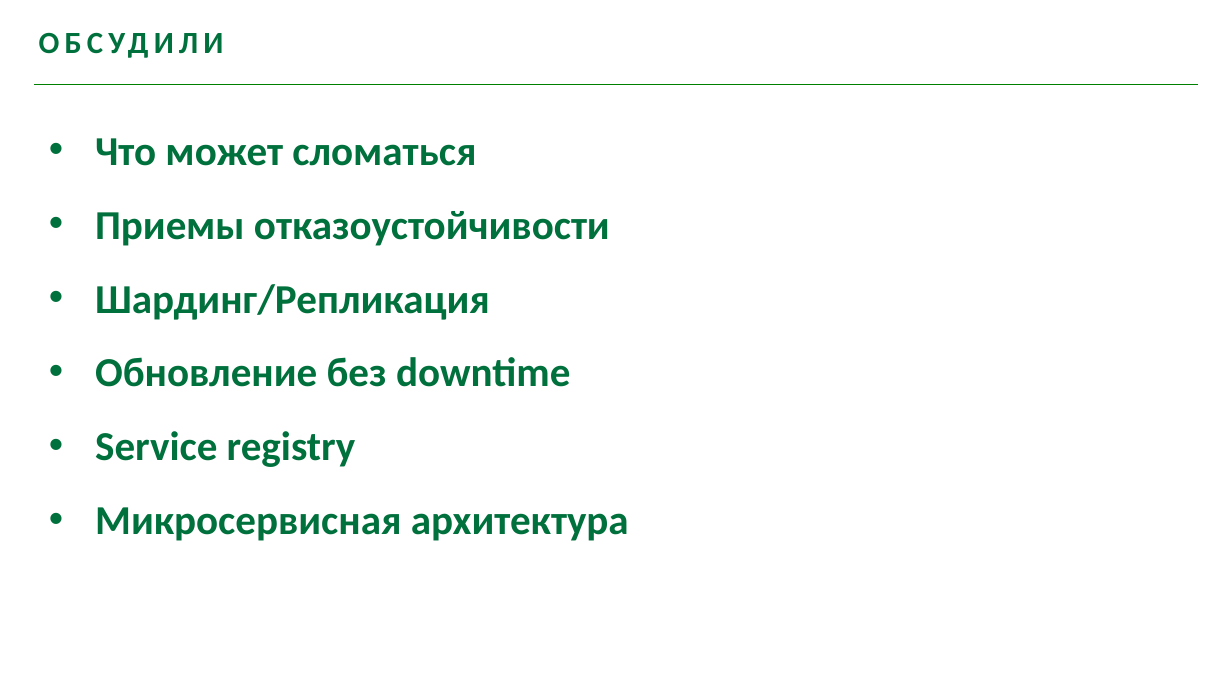
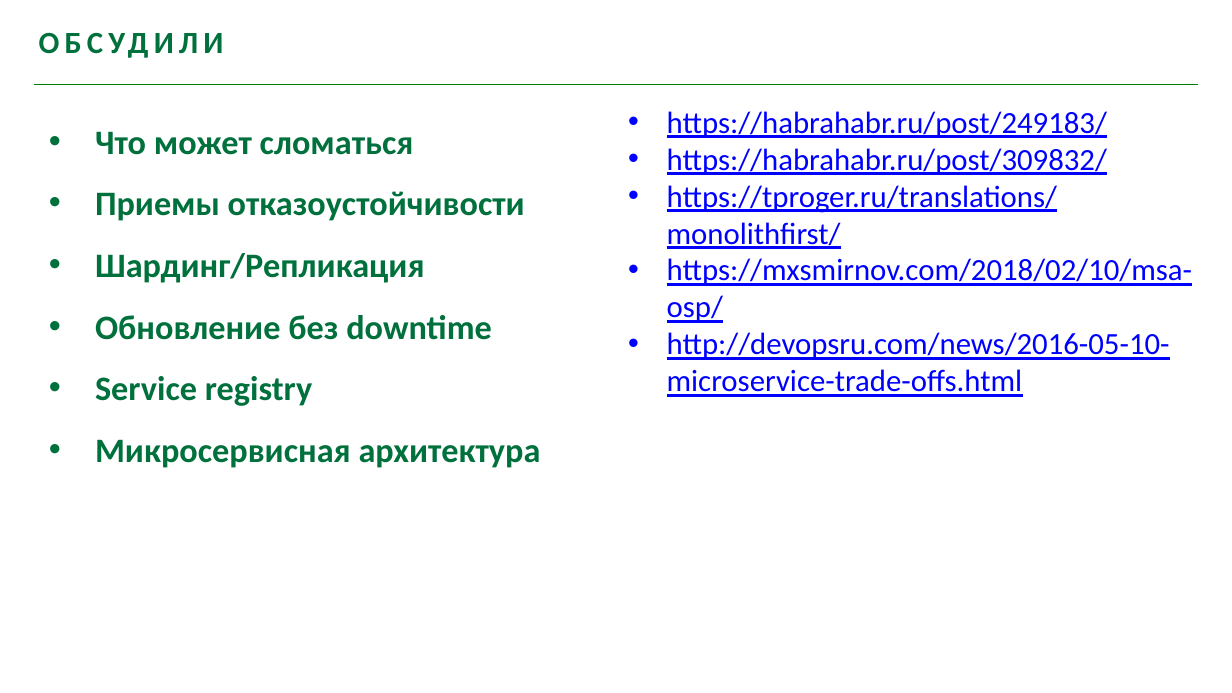
Before and after one commit to youhavebeenforked/JavaSchoolCourse, a slide deck: slide 53 of lessons/18_Hibernate/Лекция Distributed Systems.pptx (slide 56 before the commit). Drawn at 1232x693 pixels with LibreOffice and Linux fonts; fonts in the diff are those of the drawing; background and template pictures are left out. Boxes give left, top, right and bottom in pixels: in the first picture for what was removed or moved away, otherwise in the second. Text is boxed around its words. In the diff, an @@ line names an element or a change of style, - is before the commit and + after.

```diff
--- a/lessons/18_Hibernate/Лекция Distributed Systems.pptx
+++ b/lessons/18_Hibernate/Лекция Distributed Systems.pptx
@@ text "Что может сломаться" at (x1=95, y1=131, x2=541, y2=468): size 24 to 20 pt @@
@@ text added at (x1=667, y1=111, x2=1192, y2=397), 18 pt, text #0000FF, underline @@
+• https://habrahabr.ru/post/249183/
+• https://habrahabr.ru/post/309832/
+• https://tproger.ru/translations/monolithfirst/
+• https://mxsmirnov.com/2018/02/10/msa-osp/
+• http://devopsru.com/news/2016-05-10-microservice-trade-offs.html
```
Also in this commit, not shown: 27 other slides changed, 9 slides added, 12 slides removed.
